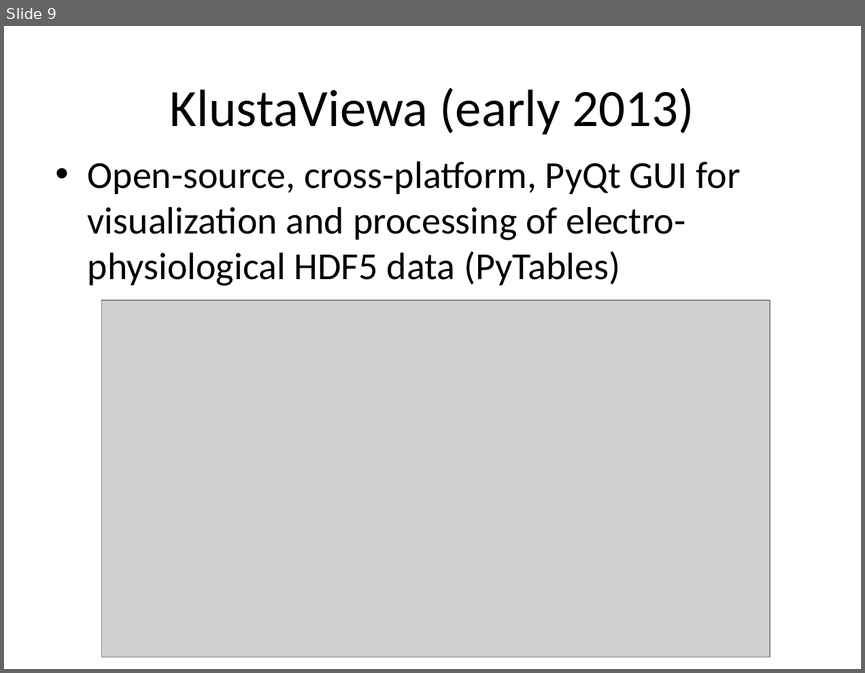
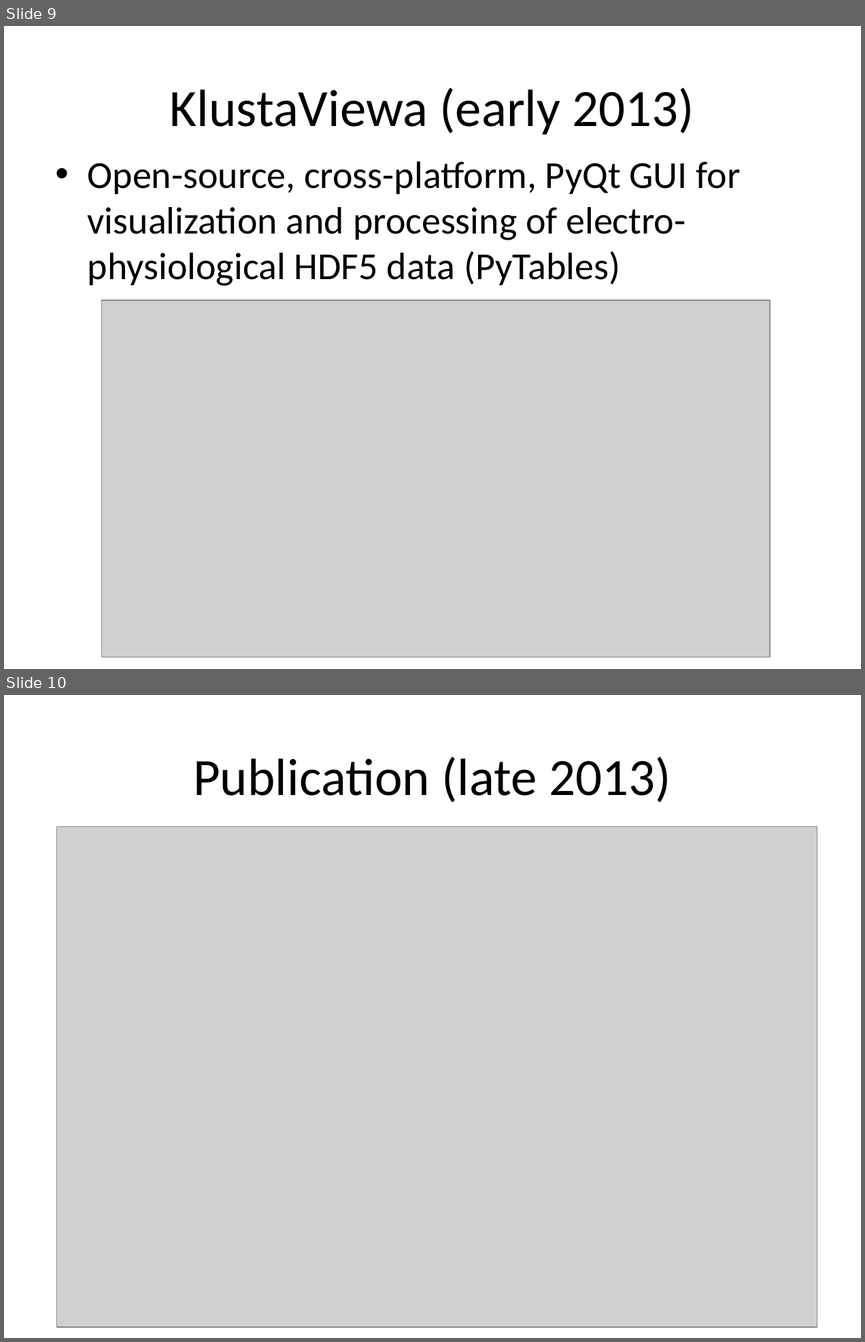
Before and after one commit to vispy/codecamp-esrf-2014, a slide deck: cr/1-personal/personal.ppt. Shown one above the other, each under a label of ours: slide 9 before the commit, slides 9 and 10 after it. The pictures are 865x673 and 865x1342 pixels, drawn with LibreOffice and Linux fonts; fonts in the diff are those of the drawing; grey boxes stand for pictures. Boxes give left, top, right and bottom in pixels: in the first picture for what was removed or moved away, otherwise in the second. Text is boxed around its words. In the diff, an @@ line names an element or a change of style, - is before the commit and + after.

```diff
--- a/cr/1-personal/personal.ppt
+++ b/cr/1-personal/personal.ppt
@@ slide 10 added at <box>4,695,861,1338</box>, background #FFFFFF @@
@@ title added at <box>193,757,670,802</box>, 44 pt, text #000000 @@
+Publication (late 2013)
@@ picture added at <box>56,827,816,1327</box> @@
```
Also in this commit, not shown: 1 slide changed, 1 other slide added, 1 other file.
